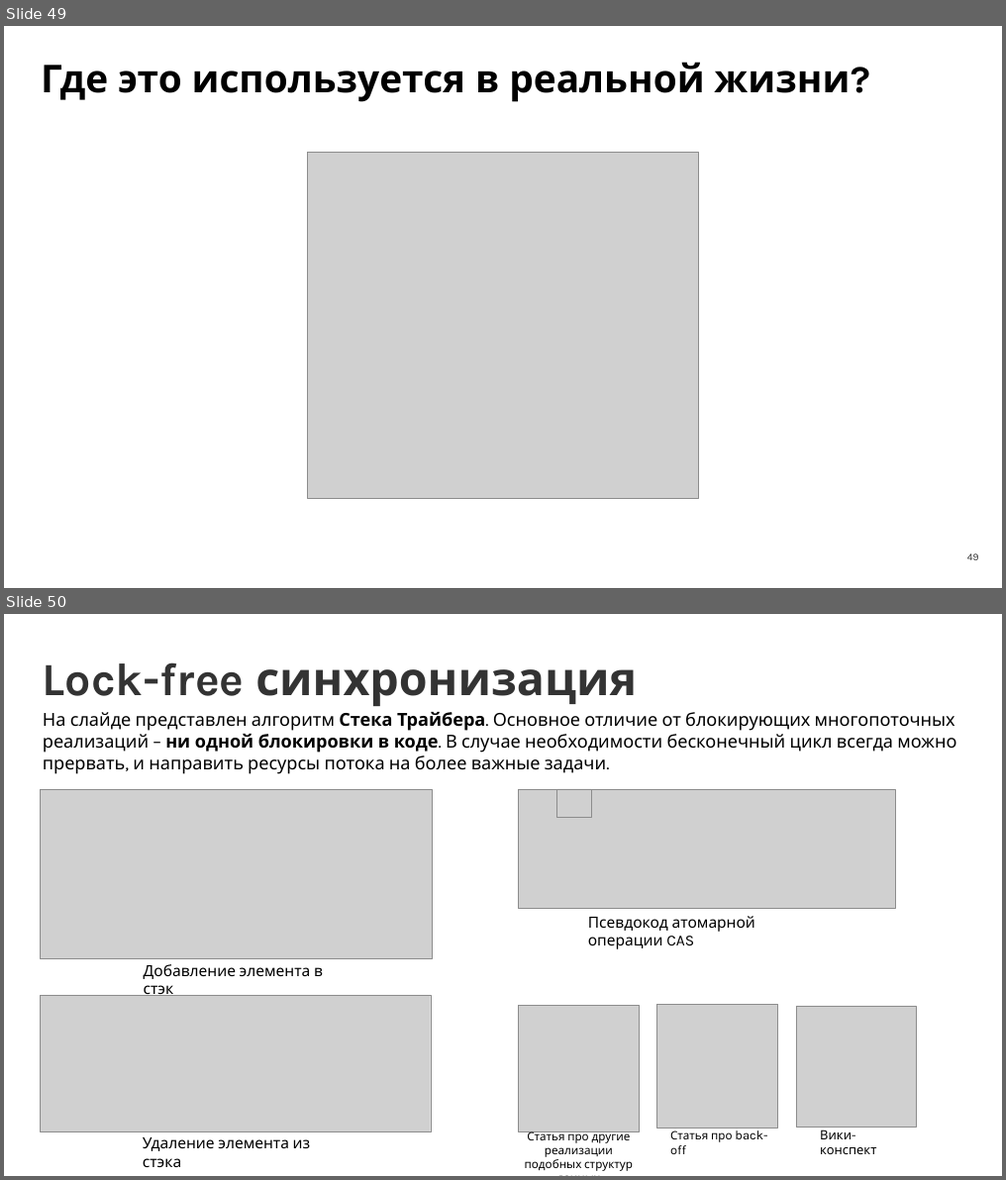
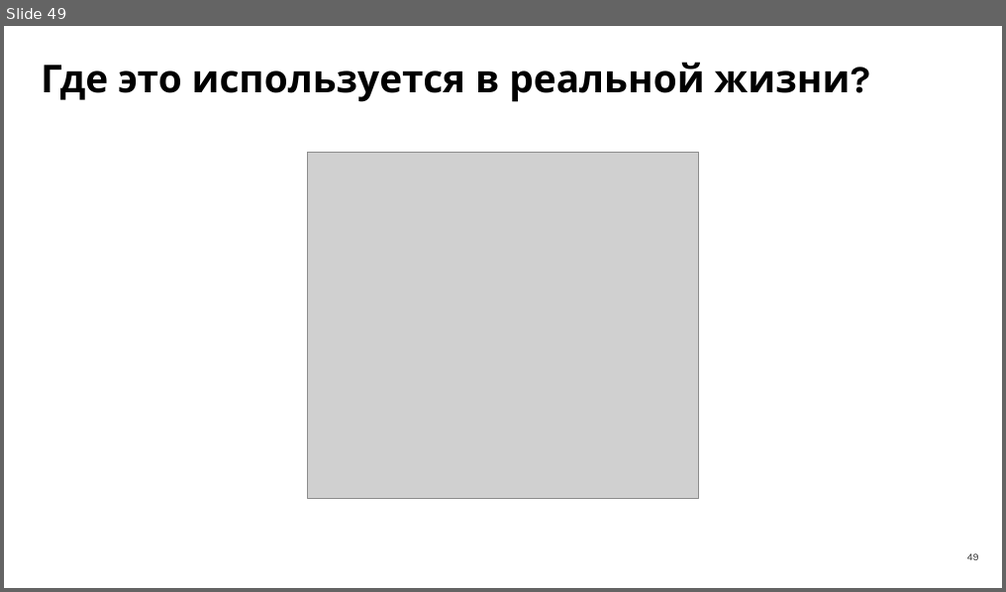
Before and after one commit to LilZaChill/market-pulse-ustinov, a slide deck: advanced/docs/seminar10/Семинар 10.pptx. Shown one above the other, each under a label of ours: slides 49 and 50 before the commit, slide 49 after it. The pictures are 1006x1180 and 1006x592 pixels, drawn with LibreOffice and Linux fonts; fonts in the diff are those of the drawing; grey boxes stand for pictures. Boxes give left, top, right and bottom in pixels: in the first picture for what was removed or moved away, otherwise in the second. Text is boxed around its words. In the diff, an @@ line names an element or a change of style, - is before the commit and + after.

Commit message:
docs: update advanced seminar 10 presentation

```diff
--- a/advanced/docs/seminar10/Семинар 10.pptx
+++ b/advanced/docs/seminar10/Семинар 10.pptx
@@ slide 50 removed at bbox=[4, 614, 1002, 1176], background #FFFFFF @@
@@ title removed at bbox=[43, 663, 637, 706] @@
-Lock-free синхронизация
@@ text removed at bbox=[43, 712, 956, 774] @@
-На слайде представлен алгоритм Стека Трайбера. Основное отличие от блокирующих многопоточных реализаций – ни одной блокировки в коде. В случае необходимости бесконечный цикл всегда можно прервать, и направить ресурсы потока на более важные задачи.
@@ picture removed at bbox=[41, 789, 433, 960] @@
@@ picture removed at bbox=[519, 789, 895, 908] @@
@@ picture removed at bbox=[557, 789, 591, 817] @@
@@ text removed at bbox=[588, 916, 755, 950] @@
-Псевдокод атомарной операции CAS
@@ text removed at bbox=[144, 964, 323, 999] @@
-Добавление элемента в стэк
@@ picture removed at bbox=[41, 995, 431, 1132] @@
@@ picture removed at bbox=[519, 1006, 639, 1132] @@
@@ picture removed at bbox=[657, 1005, 777, 1129] @@
@@ picture removed at bbox=[796, 1006, 916, 1128] @@
@@ text removed at bbox=[143, 1138, 311, 1167] @@
-Удаление элемента из стэка
@@ text removed at bbox=[525, 1130, 633, 1171] @@
-Статья про другие реализации подобных структур данных
@@ text removed at bbox=[670, 1128, 767, 1155] @@
-Статья про back-off
@@ text removed at bbox=[820, 1127, 876, 1155] @@
-Вики-конспект
```
